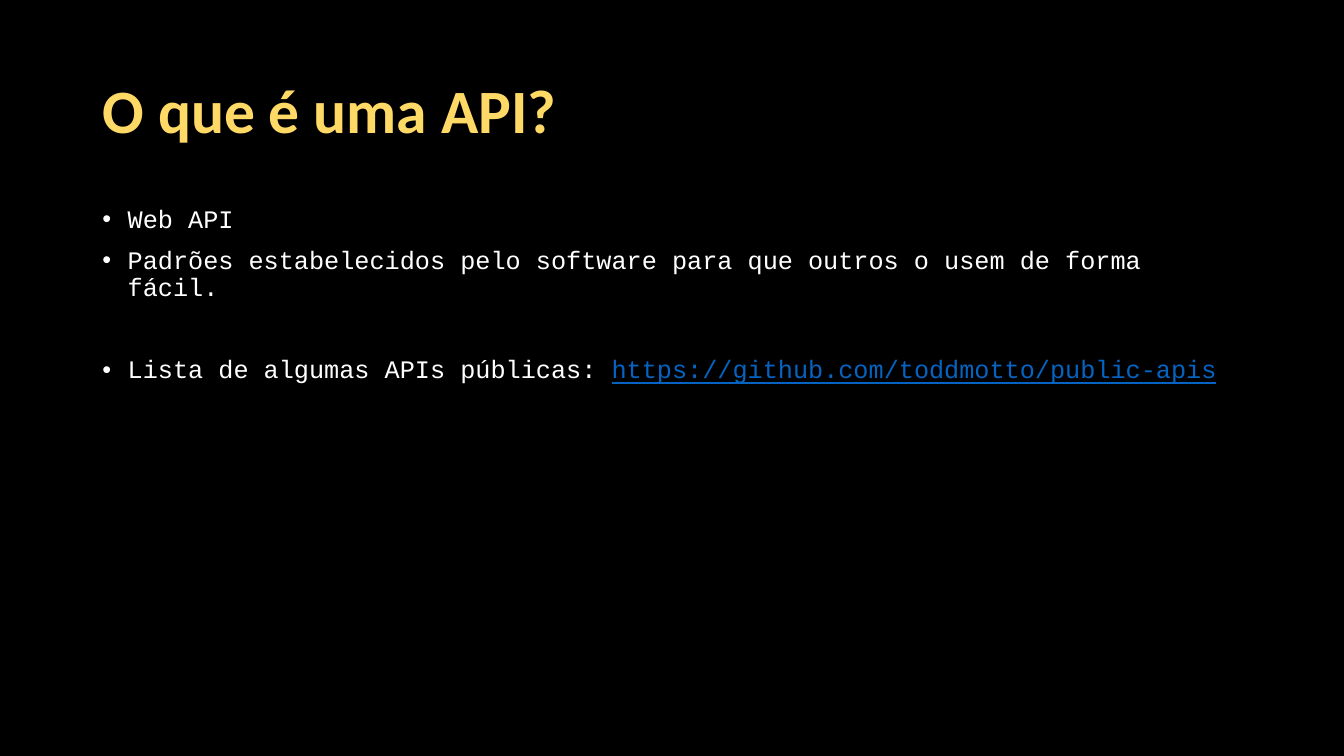
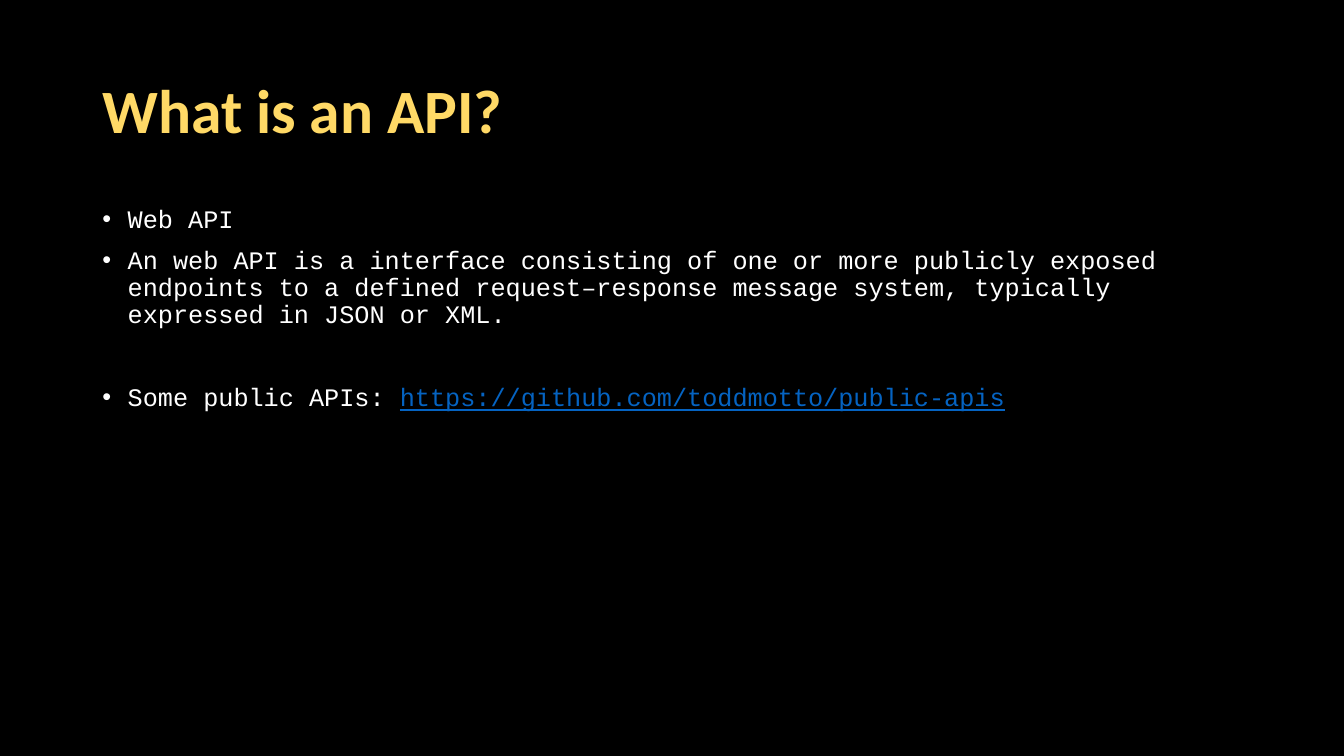
Before and after one commit to Java-Mooc/Advanced-Java, a slide deck: slide 4 of PPT/en/PPT3_-_JSON_XML_and_APIs.pptx. Drawn at 1344x756 pixels with LibreOffice and Linux fonts; fonts in the diff are those of the drawing. Boxes give left, top, right and bottom in pixels: in the first picture for what was removed or moved away, otherwise in the second. Text is boxed around its words. In the diff, an @@ line names an element or a change of style, - is before the commit and + after.

```diff
--- a/PPT/en/PPT3_-_JSON_XML_and_APIs.pptx
+++ b/PPT/en/PPT3_-_JSON_XML_and_APIs.pptx
@@ title at <box>102,89,502,134</box>: text changed @@
-O que é uma API?
+What is an API?
@@ text at <box>128,250,1156,412</box>: text changed @@
-• Padrões estabelecidos pelo software para que outros o usem de forma fácil.
-• Lista de algumas APIs públicas: https://github.com/toddmotto/public-apis
+• An web API is a interface consisting of one or more publicly exposed endpoints to a defined request–response message system, typically expressed in JSON or XML.
+• Some public APIs: https://github.com/toddmotto/public-apis
```
Also in this commit, not shown: 4 other slides changed, 31 other files.
